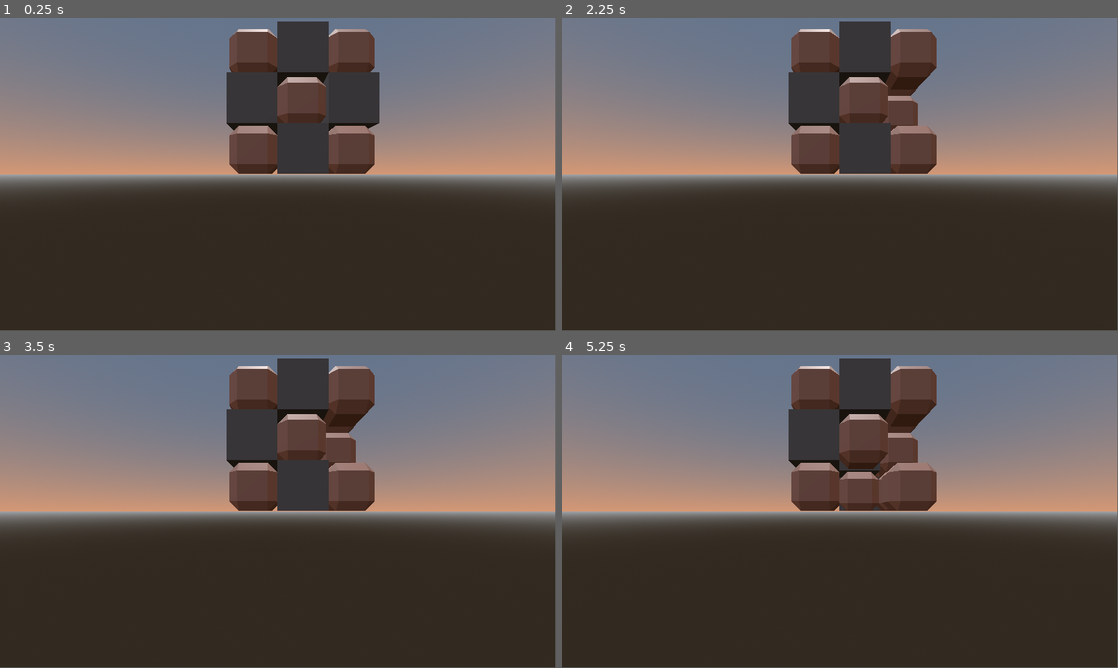
Above: before the commit, frames 1-4 (two rows, left to right).
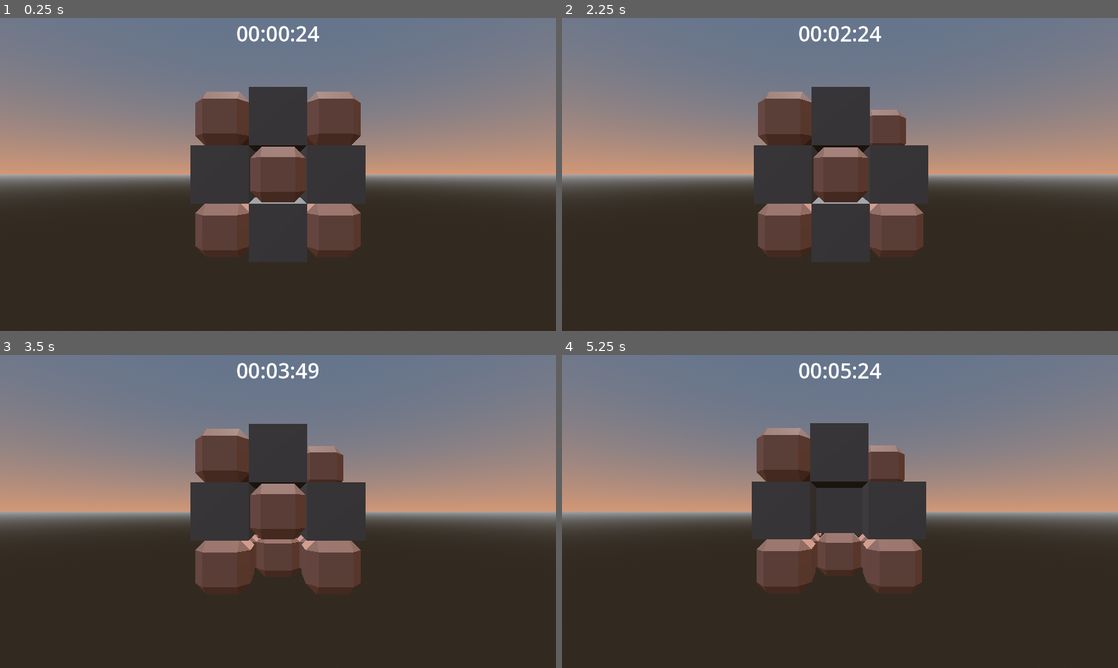
Above: after the commit, the same moments.

Repository: aenton89/ikari
Game: Godot game, scene res://scenes/main.tscn
The game is run twice, just before and just after one commit, with the same random seed, the same clock (stepped at 60 frames per second) and the same inputs.
Inputs (mouse positions are in pixels of both pictures, inside the frame that each line leads up to):
- Up to frame 1 (0.25 s): no input
- Up to frame 2 (2.25 s): tap Enter at 0.5 s; move the mouse to (962, 158) at 0.52 s; click (962, 158) at 0.6 s; tap Middle mouse button (view_rotate) at 0.8, 1.35 s; move the mouse to (728, 190) at 1.27 s; click (728, 190) at 1.55 s; tap Space at 2 s; move the mouse to (895, 105) at 2.02 s; click (895, 105) at 2.1 s
- Up to frame 3 (3.5 s): tap Middle mouse button (view_rotate) at 2.3, 2.85 s; tap Enter at 2.75 s; move the mouse to (250, 574) at 2.77 s; click (250, 574) at 3.05 s
- Up to frame 4 (5.25 s): tap Space at 3.5, 5 s; move the mouse to (1006, 558) at 3.52 s; click (1006, 558) at 3.6 s; tap Middle mouse button (view_rotate) at 3.8, 4.35 s; tap Enter at 4.25 s; move the mouse to (673, 464) at 4.27 s; click (673, 464) at 4.55 s; move the mouse to (867, 511) at 5.02 s; click (867, 511) at 5.1 s
In our replay, the window is 799x449 before the commit and 800x450 after it. These sizes can differ from the game's own. Grey fills any space a smaller window leaves; there, only what the larger window draws over its background counts as a difference.

The runs differ from the first frame. In frame 1, 16% of the frame differs, in the area x 34-100%, y 0-77%; in frame 2, 15%; in frame 3, 16%; in frame 4, 17%, in the area x 34-100%, y 0-76%.

Commit message:
tiemr + screen shake

Diff:
--- a/project.godot
+++ b/project.godot
@@ -18,6 +18,11 @@
 [autoload]
 
 Global="*res://scripts/global.gd"
+
+[display]
+
+window/size/viewport_width=1280
+window/size/viewport_height=720
 
 [file_customization]
 
--- a/scenes/main.tscn
+++ b/scenes/main.tscn
@@ -1,15 +1,22 @@
-[gd_scene load_steps=4 format=3 uid="uid://dndghyyanm8qi"]
+[gd_scene load_steps=5 format=3 uid="uid://dndghyyanm8qi"]
 
 [ext_resource type="PackedScene" uid="uid://cfwxbng4uwl5l" path="res://scenes/levels/level_1.tscn" id="1_0wfyh"]
 [ext_resource type="PackedScene" uid="uid://cxatgie8gnw3n" path="res://scenes/player/player_controller.tscn" id="1_o5qli"]
 [ext_resource type="Script" uid="uid://xsdvaw72w5as" path="res://scripts/main.gd" id="1_sugp2"]
+[ext_resource type="PackedScene" uid="uid://btpqx8qr07gll" path="res://scenes/player/ui.tscn" id="3_jyhfs"]
 
-[node name="Main" type="Node3D" unique_id=1974602471 node_paths=PackedStringArray("player", "level")]
+[node name="Main" type="Node3D" unique_id=1974602471 node_paths=PackedStringArray("player", "level_manager", "level")]
 script = ExtResource("1_sugp2")
 player = NodePath("Player Controller")
-level = NodePath("ExampleLevel")
+level_manager = NodePath("Level Manager")
+level = NodePath("Level Manager/ExampleLevel")
 
-[node name="ExampleLevel" parent="." unique_id=777688442 instance=ExtResource("1_0wfyh")]
+[node name="Level Manager" type="Node3D" parent="." unique_id=1422988753]
+transform = Transform3D(1, 0, 0, 0, 1, 0, 0, 0, 1, -0.5, -1.5, 0.5)
+
+[node name="ExampleLevel" parent="Level Manager" unique_id=777688442 instance=ExtResource("1_0wfyh")]
+
+[node name="UI" parent="." unique_id=2010993513 instance=ExtResource("3_jyhfs")]
 
 [node name="Player Controller" parent="." unique_id=886085401 node_paths=PackedStringArray("rotation_center") instance=ExtResource("1_o5qli")]
 rotation_center = NodePath("../Rotation Center")
--- /dev/null
+++ b/scenes/player/ui.tscn
@@ -0,0 +1,31 @@
+[gd_scene load_steps=4 format=3 uid="uid://btpqx8qr07gll"]
+
+[ext_resource type="Script" uid="uid://60kvnasbfpww" path="res://scripts/player/ui/ui.gd" id="1_d0tih"]
+[ext_resource type="Script" uid="uid://bosjap5ae3fke" path="res://scripts/player/ui/ui_timer.gd" id="2_4hxr3"]
+
+[sub_resource type="LabelSettings" id="LabelSettings_4hxr3"]
+font_size = 48
+
+[node name="UI" type="CanvasLayer" unique_id=1543392667 node_paths=PackedStringArray("timer_ui")]
+script = ExtResource("1_d0tih")
+timer_ui = NodePath("Timer")
+
+[node name="Timer" type="Control" parent="." unique_id=2107694560 node_paths=PackedStringArray("text")]
+layout_mode = 3
+anchors_preset = 5
+anchor_left = 0.5
+anchor_right = 0.5
+grow_horizontal = 2
+script = ExtResource("2_4hxr3")
+text = NodePath("Label")
+
+[node name="Label" type="Label" parent="Timer" unique_id=955274958]
+layout_mode = 0
+offset_left = -128.0
+offset_right = 128.0
+offset_bottom = 72.0
+pivot_offset = Vector2(128, 0)
+text = "00:00"
+label_settings = SubResource("LabelSettings_4hxr3")
+horizontal_alignment = 1
+vertical_alignment = 1
--- a/scripts/global.gd
+++ b/scripts/global.gd
@@ -5,3 +5,4 @@
 var player: PlayerController
 var main: Main
 var curr_lvl: Level
+var ui: UserInterface
--- a/scripts/levels/level.gd
+++ b/scripts/levels/level.gd
@@ -21,7 +21,7 @@
 
 
 
-func rebuild_cell_map():
+func rebuild_cell_map() -> void:
 	cell_map.clear()
 	var lib: MeshLibrary = grid_builder.mesh_library
 
@@ -36,7 +36,9 @@
 func get_cell_info(cell_pos: Vector3i) -> Dictionary[Vector3i, Dictionary]:
 	return cell_map.get(cell_pos)
 
-func remove_cell(cell_pos: Vector3i):
+func remove_cell(cell_pos: Vector3i) -> bool:
 	if cell_map.has(cell_pos):
 		cell_map.erase(cell_pos)
 		grid_builder.set_cell_item(cell_pos, -1)
+		return true
+	return false
--- a/scripts/main.gd
+++ b/scripts/main.gd
@@ -5,6 +5,7 @@
 
 @export_category("References")
 @export var player: PlayerController
+@export var level_manager: Node3D
 @export var level: Level:
 	set(value):
 		level = value
@@ -25,6 +26,9 @@
 func _on_level_over() -> void:
 	change_level()
 
+	Global.ui.timer_ui.reset_timer()
+	Global.ui.timer_ui.start_timer()
+
 
 
 func get_next_level_name() -> String:
@@ -41,7 +45,7 @@
 	var new_scene_res = load(next_lvl_path)
 	var new_level = new_scene_res.instantiate()
 
-	add_child(new_level)
+	level_manager.add_child(new_level)
 	level = new_level
 
 	if level:
--- a/scripts/player/camera_controller.gd
+++ b/scripts/player/camera_controller.gd
@@ -5,7 +5,7 @@
 
 @export_category("References")
 @export var camera: Camera3D
-@export_category("Values")
+@export_category("Rotation Related")
 @export var tween_length: float = 0.3
 @export var camera_distance: float = 5.0
 @export var mouse_sensitivity: float = 0.3
@@ -19,7 +19,11 @@
 		target = value
 		global_position = value.global_position
 # tween do obrotu
-var tween: Tween
+var rotate_tween: Tween
+# i tween do
+var shake_tween: Tween
+var is_shaking := false
+var shake_original_pos: Vector3
 
 
 
@@ -28,6 +32,35 @@
 	rotation_degrees = target_rotation
 
 
+
+func screen_shake(magnitude: float, amount: int) -> void:
+	# jeśli już trwa – reset
+	if is_shaking:
+		shake_tween.kill()
+		camera.position = shake_original_pos
+
+	is_shaking = true
+	shake_original_pos = camera.position
+
+	shake_tween = create_tween()
+	shake_tween.set_trans(Tween.TRANS_SINE)
+	shake_tween.set_ease(Tween.EASE_OUT)
+
+	for i in range(amount):
+		var offset = Vector3(
+			randf_range(-magnitude, magnitude),
+			randf_range(-magnitude, magnitude),
+			0
+		)
+		shake_tween.tween_property(camera, "position", shake_original_pos + offset, 0.03)
+
+	# powrót do normalnej pozycji
+	shake_tween.tween_property(camera, "position", shake_original_pos, 0.05)
+
+	# koniec efektu
+	shake_tween.finished.connect(func():
+		is_shaking = false
+	)
 
 func rotate_by_delta(delta: Vector2) -> void:
 	# ruch myszy na rotację (w stopniach)
@@ -75,13 +108,13 @@
 	rotation_degrees = current
 
 	# animacja do snapowanej pozycji
-	if tween and tween.is_running():
-		tween.kill()
+	if rotate_tween and rotate_tween.is_running():
+		rotate_tween.kill()
 
-	tween = create_tween()
-	tween.set_trans(Tween.TRANS_CUBIC)
-	tween.set_ease(Tween.EASE_OUT)
-	tween.tween_property(self, "rotation_degrees", snapped_rot, tween_length)
+	rotate_tween = create_tween()
+	rotate_tween.set_trans(Tween.TRANS_CUBIC)
+	rotate_tween.set_ease(Tween.EASE_OUT)
+	rotate_tween.tween_property(self, "rotation_degrees", snapped_rot, tween_length)
 
 	# aktualizowanie targetu na snapowaną wartość
 	target_rotation = snapped_rot
--- a/scripts/player/player_controller.gd
+++ b/scripts/player/player_controller.gd
@@ -40,7 +40,8 @@
 			var corrected_local = local_pos - hit.normal * (Global.curr_lvl.grid_builder.cell_size / 2.0)
 			var cell = Global.curr_lvl.grid_builder.local_to_map(corrected_local)
 
-			Global.curr_lvl.remove_cell(cell)
+			if Global.curr_lvl.remove_cell(cell):
+				camera_controller.screen_shake(0.05, 4)
 
 	if Input.is_action_just_pressed("view_rotate"):
 		rotating = true
--- /dev/null
+++ b/scripts/player/ui/ui.gd
@@ -0,0 +1,11 @@
+extends CanvasLayer
+class_name UserInterface
+
+
+
+@export_category("References")
+@export var timer_ui: TimerUI
+
+
+func _ready() -> void:
+	Global.ui = self
--- /dev/null
+++ b/scripts/player/ui/ui_timer.gd
@@ -0,0 +1,39 @@
+extends Control
+class_name TimerUI
+
+
+
+@export_category("References")
+@export var text: Label
+
+var elapsed_time: float = 0.0
+var running: bool = false
+
+
+
+func _ready() -> void:
+	reset_timer()
+	start_timer()
+
+func _process(delta: float) -> void:
+	if running:
+		elapsed_time += delta
+		text.text = format_time(elapsed_time)
+
+
+
+func start_timer():
+	running = true
+
+func stop_timer():
+	running = false
+
+func reset_timer():
+	elapsed_time = 0.0
+
+func format_time(seconds: float) -> String:
+	var minutes = int(seconds) / 60
+	var secs = int(seconds) % 60
+	var millis = int((seconds - int(seconds)) * 100)
+
+	return "%02d:%02d:%02d" % [minutes, secs, millis]
